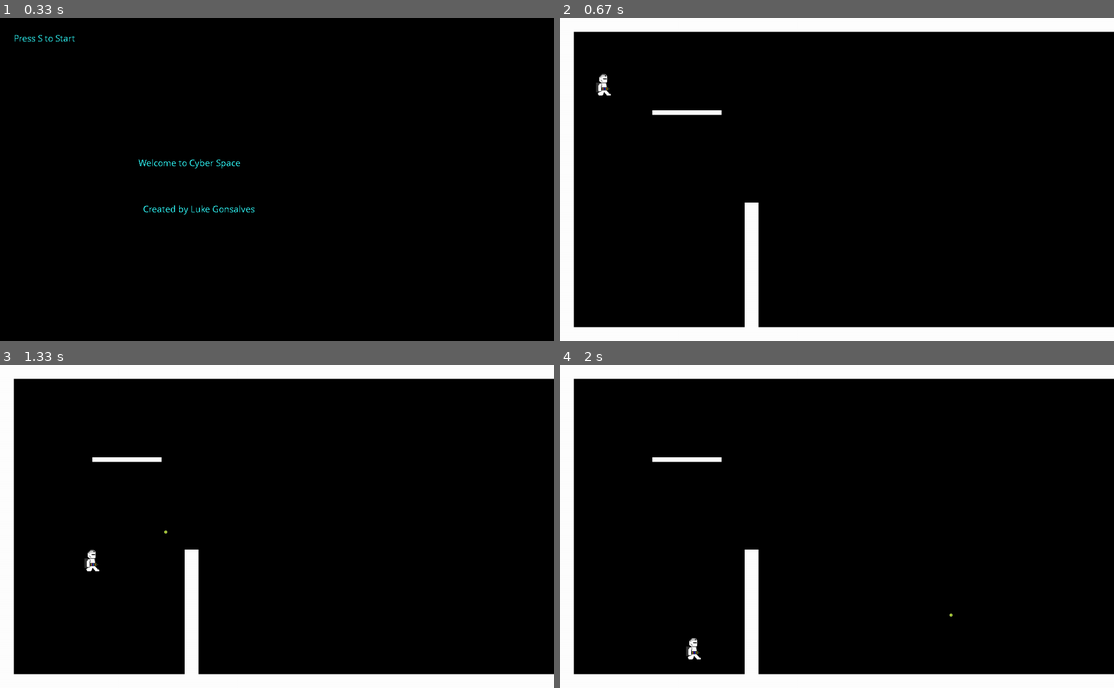
Above: before the commit, frames 1-4 (two rows, left to right).
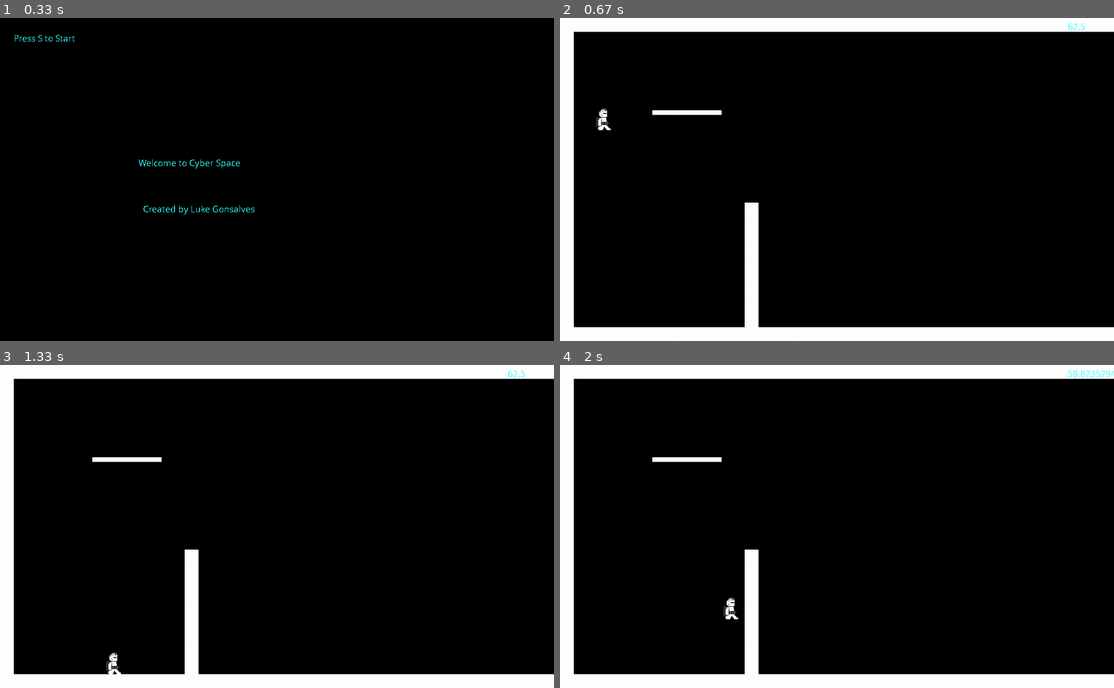
Above: after the commit, the same moments.

Repository: LGgameLAB/CyberSpacePygame
Game: pygame game, started from main.py
Same seed, same stepped clock (60 frames per second), same inputs: the game is played once before the commit and once after it.
Inputs (mouse positions are in pixels of both pictures, inside the frame that each line leads up to):
- Up to frame 1 (0.33 s): no input
- Up to frame 2 (0.67 s): tap S at 0.33 s
- Up to frame 3 (1.33 s): press the mouse at (360, 413) at 0.7 s; move the mouse to (421, 526) at 0.8 s; release the mouse at (481, 639) at 0.93 s; hold Right from 1 s (still down); move the mouse to (343, 555) at 1.03 s
- Up to frame 4 (2 s): release Right at 1.47 s; hold Up 1.5-1.8 s; hold Right from 1.83 s (still down)

Frame 1 is identical in both runs. In frame 2, 0.3% of the frame differs, in the area x 6-95%, y 1-35%; in frame 3, 0.3%; in frame 4, 0.3%, in the area x 22-100%, y 1-92%.

Commit message:
Fixed bullet firing relativity and implemented self-designed FPS meter

Diff:
--- a/enemy.py
+++ b/enemy.py
@@ -8,8 +8,9 @@
     moveType = 0
     color = False
 
-    def __init__(self, image, **kwargs):
-        pygame.sprite.Sprite.__init__(self)
+    def __init__(self, game, image, **kwargs):
+        self.groups = game.sprites, game.enemies
+        pygame.sprite.Sprite.__init__(self, self.groups)
 
         self.image = pygame.image.load(image)
 
--- a/levels.py
+++ b/levels.py
@@ -1,10 +1,10 @@
 import pygame
 from stgs import *
 from enemy import *
-from gameObjects import *
+from objects import *
 
 class level:
-    platforms = []
+    colliders = []
     enemies = []
     levelSize = (winWidth, winHeight)
 
@@ -12,7 +12,7 @@
         for k, v in kwargs.items():
             self.__dict__[k] = v
 
-        for p in self.platforms:
+        for p in self.colliders:
             if p.rect.bottomright[0] > self.levelSize[0]:
                 self.levelSize = (p.rect.bottomright[0], self.levelSize[1])
 
@@ -22,21 +22,21 @@
         self.rect = pygame.Rect(0, 0, self.levelSize[0], self.levelSize[1])
         self.image = pygame.Surface(self.levelSize)
 
-        for p in self.platforms:
+        for p in self.colliders:
             self.image.blit(p.image, p.rect)
 
 #### Level creation
 LEVEL1 = level(levelSize = (winWidth, winHeight),
-                platforms = [
-                    platform((200, 200, 150, 10)),
-                    platform((0, winHeight-30, winWidth+1000, 30)),
-                    platform((400, 400, 30, 300)),
-                    platform((0, 0, 30, winHeight)),
-                    platform((winWidth+1000, 0, 30, winHeight)),
-                    platform((0, 0, winWidth, 30)),
+                colliders = [
+                    collider((200, 200, 150, 10)),
+                    collider((0, winHeight-30, winWidth+1000, 30)),
+                    collider((400, 400, 30, 300)),
+                    collider((0, 0, 30, winHeight)),
+                    collider((winWidth+1000, 0, 30, winHeight)),
+                    collider((0, 0, winWidth, 30)),
                     ],
                 enemies = [
-                    enemy(asset('alien.png'))
+                    #enemy(asset('alien.png'))
                     ])
 
 ### All Game levels
--- a/main.py
+++ b/main.py
@@ -5,8 +5,9 @@
 from player import *
 from enemy import *
 from camera import *
-from gameObjects import *
+from objects import *
 from levels import *
+
 
 pygame.init()
 
@@ -23,23 +24,23 @@
     def __init__(self):
         self.enemies = pygame.sprite.Group()
         self.sprites = pygame.sprite.Group()
-        self.platforms = pygame.sprite.Group()
+        self.colliders = pygame.sprite.Group()
         self.bullets = pygame.sprite.Group()
 
         self.win = pygame.display.set_mode((winWidth, winHeight))
 
         self.font1 = pygame.font.SysFont('Comic Sans MS', 20)
-
+        self.loop = 0
         self.gravity = 1
+        self.currentFps = 0
         self.cam = cam(winWidth, winHeight)
-
+        self.clock = pygame.time.Clock()
         self.loadData()
 
     def loadData(self):
         self.levels = gameLevels
         self.player = player(self, asset('Space-ManR.png'), 'Space Man')
         self.player.gravity = self.gravity
-        self.sprites.add(self.player)
 
     ####  Determines how the run will function ####
     def run(self):
@@ -50,22 +51,23 @@
     def loadLevel(self, levelNum):
         self.level = self.levels[levelNum-1]
 
-        for p in self.level.platforms:
-            self.platforms.add(p)
+        for p in self.level.colliders:
+            self.colliders.add(p)
 
-        platformRects = []
-        for p in self.platforms:
-            platformRects.append(p.rect)
+        colliderRects = []
+        for p in self.colliders:
+            colliderRects.append(p.rect)
 
-        self.player.colliders = platformRects
+        self.player.colliders = colliderRects
         self.cam.width, self.cam.height = self.level.rect.width, self.level.rect.height
 
     #### Main game loop ####
     def mainLoop(self):
         self.loadLevel(1)
+
         while True:
-            pygame.time.delay(50)
-
+            self.loop += 1
+            self.clock.tick(60)
             self.refresh()
 
             ##Updates Game
@@ -73,6 +75,7 @@
             self.update()
 
     def update(self):
+        self.getFps()
         self.sprites.update()
         self.cam.update(self.player)
         self.win.blit(self.level.image, self.cam.apply(self.level))
@@ -80,11 +83,16 @@
         for sprite in self.sprites:
             self.win.blit(sprite.image, self.cam.apply(sprite))
 
+        if SHOWFPS:
+            fpsText = self.font1.render(str(self.currentFps), False, (50, 255, 255))
+            self.win.blit(fpsText, (1100, 5))
+
         ### Checks for bullet collision among enemies and bullets
         hits = pygame.sprite.groupcollide(self.enemies, self.bullets, False, True)
         for hit in hits:
             hit.health -= 5
 
+        pygame.sprite.groupcollide(self.colliders, self.bullets, False, True)
         pygame.display.update()
 
     def quit(self):
@@ -101,6 +109,18 @@
             if event.type == pygame.KEYDOWN:
                 if event.key == pygame.K_ESCAPE:
                     self.quit()
+
+    def getFps(self):
+        if self.loop > 1:
+            if self.loop == 2:
+                self.lastFrame = pygame.time.get_ticks()
+
+            else:
+                newFrame = pygame.time.get_ticks()
+                self.currentFps = 1/((newFrame-self.lastFrame)/1000)
+                self.lastFrame = newFrame
+
+
 
     #### First menu loop ####
     def menuLoop(self):
--- a/gameObjects.py
+++ b/objects.py
@@ -1,6 +1,6 @@
 import pygame
 
-class platform(pygame.sprite.Sprite):
+class collider(pygame.sprite.Sprite):
     color = (255, 255, 255)
 
     def __init__(self, rect, **kwargs):
--- a/player.py
+++ b/player.py
@@ -9,22 +9,22 @@
     x = 71
     y = 71
     yModMin = -0.1
-    yModMax = 0.1
+    yModMax = 0.4
     roomBound = False
 
     #### Player Initializations ####
     def __init__(self, game, image, name):
-        pygame.sprite.Sprite.__init__(self)
+        self.groups = game.sprites
+        pygame.sprite.Sprite.__init__(self, self.groups)
 
         self.game = game
         self.image = pygame.image.load(image)
         self.rect = pygame.Rect(0, 0, self.image.get_width(), self.image.get_height())
         self.pos = pygame.math.Vector2(self.x, self.y)
         self.dir = pygame.math.Vector2((0, 0))
-        self.vel = 15
+        self.vel = 8
         self.fall = 0
         self.yMod = 0
-        self.colliders = []
         self.ground = False
 
     #### Updates player ####
@@ -34,13 +34,14 @@
         self.checkFire()
 
     #### Checks for bullet fire ####
-    def checkFire(self):
+    def checkFire(self):   ## This got complicated so I will break it down
         for event in self.game.events:
-            if event.type == pygame.MOUSEBUTTONUP:
-                mPos = pygame.Vector2(pygame.mouse.get_pos())
-                mPos.x -= self.rect.x
-                mPos.y -= self.rect.y
-                self.game.sprites.add(bullet(self.rect.center, mPos))
+            if event.type == pygame.MOUSEBUTTONUP:  ## Checks on click release
+                mPos = pygame.Vector2(pygame.mouse.get_pos())  ## Gets mouse position and stores it in vector. This will be translated into the vector that moves the bullet
+                pPos = self.game.cam.apply(self)  ## Gets actual position of player on screen
+                mPos.x -= pPos.centerx ## Finds the x and y relativity between the mouse and player and then calculates the offset
+                mPos.y -= pPos.centery
+                bullet(self.game, self.rect.center, mPos) ## Inputs values. Notice how I used rect.center instead of pPos.
 
     #### Move Physics ####
     def move(self):
@@ -143,14 +144,14 @@
                     testRect = pygame.Rect(round(vector.x), (vector.y) + x, self.rect.width, self.rect.height)
                 elif colDir == 'd':
                     testRect = pygame.Rect(round(vector.x), round(vector.y) - x, self.rect.width, self.rect.height)
-                for obj in self.colliders:
-                    if testRect.colliderect(obj):
+                for obj in self.game.colliders:
+                    if testRect.colliderect(obj.rect):
                         returnVal = True
                 x += 0.05
         else:
             testRect = pygame.Rect(round(vector.x), round(vector.y), self.rect.width, self.rect.height)
-            for obj in self.colliders:
-                if testRect.colliderect(obj):
+            for obj in self.game.colliders:
+                if testRect.colliderect(obj.rect):
                     returnVal = True
 
         return returnVal
@@ -160,10 +161,10 @@
 class bullet(pygame.sprite.Sprite):
     pos = pygame.Vector2((0,0))
     image = pygame.image.load(asset('bullet_alt.png'))
-    vel = 40
-
-    def __init__(self, pos, target, **kwargs):
-        pygame.sprite.Sprite.__init__(self)
+    vel = 20
+    def __init__(self, game, pos, target, **kwargs):
+        self.groups = game.sprites, game.bullets
+        pygame.sprite.Sprite.__init__(self, self.groups)
 
         for k, v in kwargs.items():
             self.__dict__[k] = v
--- a/stgs.py
+++ b/stgs.py
@@ -7,6 +7,7 @@
 
 #### Either centers the player no matter what (False) or doesn't scroll over the boundary of the level (True and preferred) ####
 CAMLIMIT = True
+SHOWFPS = True
 
 #### Returns the asset's path ####
 def asset(assetName):
